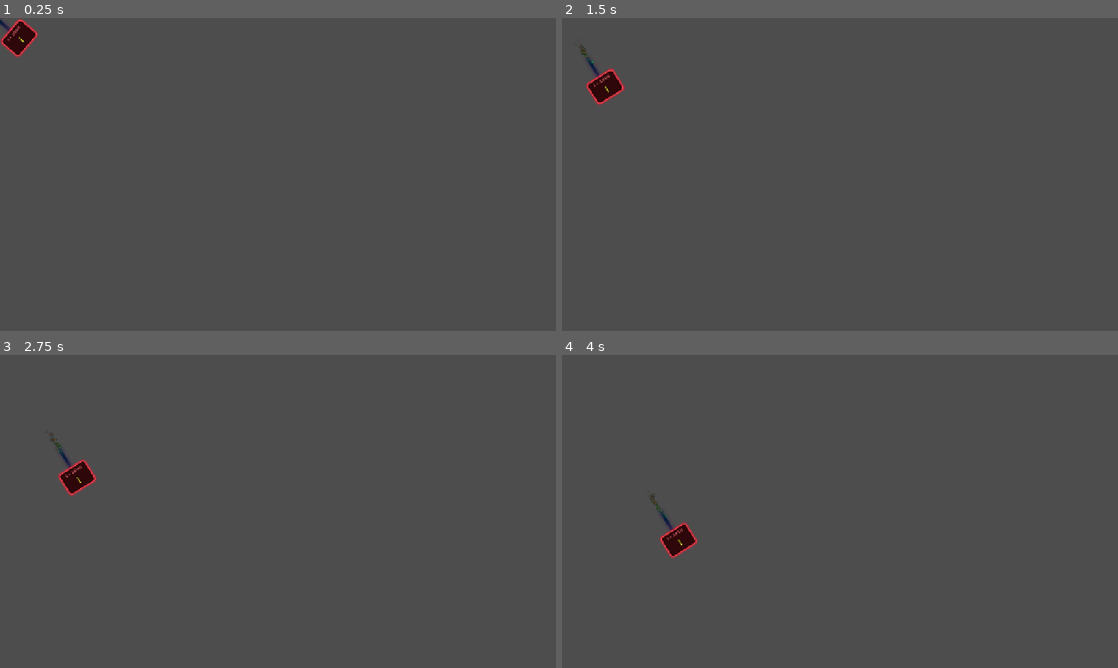
Above: before the commit, frames 1-4 (two rows, left to right).
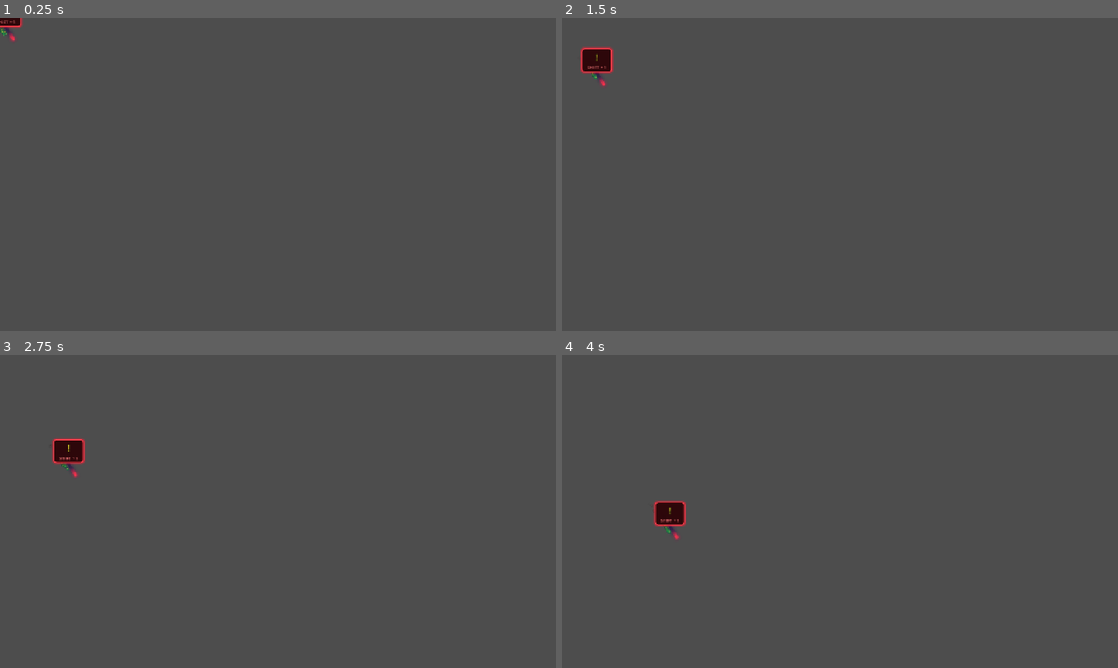
Above: after the commit, the same moments.

Repository: Germano123/aqueleprof-typing-shooter
Game: Godot game, scene res://scenes/homing_missile.tscn
Same seed, same stepped clock (60 frames per second), same inputs: the game is played once before the commit and once after it. This scene is started directly instead of the project's main scene.
Inputs:
- Up to frame 1 (0.25 s): no input
- Up to frame 2 (1.5 s): tap Enter at 0.5, 0.6 s; tap Space at 0.77 s; tap Keypad Enter at 1.35 s
- Up to frame 3 (2.75 s): tap Space at 1.52 s; tap Enter at 2.1 s
- Up to frame 4 (4 s): tap Keypad Enter at 2.85 s; tap Space at 3.02, 3.77 s; tap Enter at 3.6 s

The runs differ from the first frame. In frame 1, 0.6% of the frame differs, in the area x 0-7%, y 0-13%; in frame 2, 1.0%, in the area x 3-12%, y 8-28%; in frame 3, 1.0%; in frame 4, 1.0%.

Commit message:
fix: orientar badge do missel na horizontal, esquiva lateral da nave e duelo exclusivo sem minions no chefe

Diff:
--- a/scripts/enemy_word.gd
+++ b/scripts/enemy_word.gd
@@ -27,7 +27,24 @@
 
 var initial_scale: Vector2 = Vector2.ONE
 
+func _ensure_nodes() -> void:
+	if label == null and has_node("Container/RichTextLabel"):
+		label = $Container/RichTextLabel
+	if panel == null and has_node("Container/PanelContainer"):
+		panel = $Container/PanelContainer
+	if reticle == null and has_node("Reticle"):
+		reticle = $Reticle
+	if pod_sprite == null and has_node("PodSprite"):
+		pod_sprite = $PodSprite
+	if container == null and has_node("Container"):
+		container = $Container
+	if health_bar == null and has_node("Container/HealthBar"):
+		health_bar = $Container/HealthBar
+	if tag_label == null and has_node("Container/TagLabel"):
+		tag_label = $Container/TagLabel
+
 func _ready() -> void:
+	_ensure_nodes()
 	if container:
 		initial_scale = container.scale
 	if reticle:
@@ -37,6 +54,7 @@
 	_update_health_bar()
 
 func setup(word_str: String, speed: float, spawn_pos: Vector2, target_limit_y: float = 640.0, tag: String = "BASE", tint_col: Color = Color.WHITE, scale_mult: float = 1.0, side: String = "") -> void:
+	_ensure_nodes()
 	full_word = word_str.to_upper()
 	category_tag = tag
 	cannon_side = side
@@ -49,18 +67,37 @@
 	if scale_mult != 1.0:
 		scale = Vector2(scale_mult, scale_mult)
 
-	if is_node_ready():
-		_apply_visual_styling()
-		_update_text_display()
-		_update_health_bar()
+	_apply_visual_styling()
+	_update_text_display()
+	_update_health_bar()
+	if tag_label:
+		tag_label.text = category_tag
+
+func _apply_visual_styling() -> void:
+	if cannon_side.length() > 0:
+		# Alvos de artilharia do Chefe: Ocultar nave alienígena para não ser um inimigo menor
+		if pod_sprite:
+			pod_sprite.visible = false
+		if health_bar:
+			health_bar.visible = false
 		if tag_label:
-			tag_label.text = category_tag
-
-func _apply_visual_styling() -> void:
-	if pod_sprite and enemy_tint_color != Color.WHITE:
-		pod_sprite.modulate = enemy_tint_color
-	if tag_label and enemy_tint_color != Color.WHITE:
-		tag_label.add_theme_color_override("font_color", enemy_tint_color.lightened(0.2))
+			match cannon_side:
+				"left":
+					tag_label.text = "🎯 ARTILHARIA ESQ"
+					tag_label.add_theme_color_override("font_color", Color(0.3, 0.85, 1.0))
+				"right":
+					tag_label.text = "🎯 ARTILHARIA DIR"
+					tag_label.add_theme_color_override("font_color", Color(0.9, 0.4, 1.0))
+				"core":
+					tag_label.text = "🎯 ALVO NÚCLEO"
+					tag_label.add_theme_color_override("font_color", Color(1.0, 0.8, 0.2))
+	else:
+		if pod_sprite:
+			pod_sprite.visible = true
+			if enemy_tint_color != Color.WHITE:
+				pod_sprite.modulate = enemy_tint_color
+		if tag_label and enemy_tint_color != Color.WHITE:
+			tag_label.add_theme_color_override("font_color", enemy_tint_color.lightened(0.2))
 
 func set_targeted(targeted: bool) -> void:
 	is_targeted = targeted
--- a/scripts/game.gd
+++ b/scripts/game.gd
@@ -554,23 +554,34 @@
 
 	var word_str: String = item["word"]
 	var word_tag: String = item["tag"]
+	var side_str: String = item.get("cannon_side", "")
 	var spawn_x: float = item["spawn_x"]
 	var enemy_color: Color = item.get("color", Color.WHITE)
 	var enemy_scale: float = item.get("scale", 1.0)
 
-	# Descida estrita em 10 colunas fixas associadas aos dedos das mãos
-	# Evitar sobreposição vertical se houver inimigo descendo na mesmíssima coluna
 	var spawn_y: float = -55.0 + offset_y
-	for child in word_container.get_children():
-		if child is EnemyWord and not child.is_queued_for_deletion():
-			if absf(child.global_position.x - spawn_x) < 25.0 and child.global_position.y < 50.0:
-				spawn_y = minf(spawn_y, child.global_position.y - 75.0)
+	if is_boss_wave and is_instance_valid(current_boss) and side_str.length() > 0:
+		# Alvos de artilharia tática emergem diretamente dos canhões laterais e núcleo do chefe
+		match side_str.to_lower():
+			"left":
+				spawn_x = 230.0
+			"right":
+				spawn_x = 590.0
+			"core":
+				spawn_x = 410.0
+		spawn_y = 125.0 + offset_y
+	else:
+		# Descida estrita em 10 colunas fixas associadas aos dedos das mãos
+		# Evitar sobreposição vertical se houver inimigo descendo na mesmíssima coluna
+		for child in word_container.get_children():
+			if child is EnemyWord and not child.is_queued_for_deletion():
+				if absf(child.global_position.x - spawn_x) < 25.0 and child.global_position.y < 50.0:
+					spawn_y = minf(spawn_y, child.global_position.y - 75.0)
 	var base_spd: float = item.get("speed", base_fall_speed)
 	var speed: float = base_spd + randf_range(-0.8, 0.8)
 
 	var enemy: EnemyWord = enemy_scene.instantiate() as EnemyWord
 	word_container.add_child(enemy)
-	var side_str: String = item.get("cannon_side", "")
 	enemy.setup(word_str, speed, Vector2(spawn_x, spawn_y), BOTTOM_LIMIT_Y, word_tag, enemy_color, enemy_scale, side_str)
 
 	enemy.word_completed.connect(_on_enemy_word_completed)
@@ -602,6 +613,14 @@
 func _maintain_enemy_density() -> void:
 	if is_game_over or is_wave_transition:
 		return
+	if is_boss_wave:
+		# Durante o combate contra o chefe, NENHUM inimigo menor deve aparecer.
+		# Apenas alvos de artilharia tática (no máximo 2 simultâneos: 1 esquerdo, 1 direito; ou 1 núcleo)
+		var max_boss_targets: int = 1 if (is_instance_valid(current_boss) and not current_boss.is_shield_active()) else 2
+		while _get_active_enemy_count() < max_boss_targets and not wave_queue.is_empty():
+			_spawn_enemy(0.0)
+		return
+
 	var stagger_step: float = 0.0
 	while _get_active_enemy_count() < MIN_ON_SCREEN_ENEMIES and not wave_queue.is_empty():
 		_spawn_enemy(stagger_step)
@@ -647,6 +666,17 @@
 	_check_wave_completion()
 
 func _on_enemy_reached_bottom(enemy: EnemyWord) -> void:
+	if is_boss_wave and enemy.cannon_side.length() > 0:
+		# Durante a luta de chefe, soluções de artilharia não causam dano ao jogador ao passar
+		typing_panel.add_log("⚠️ SOLUÇÃO DE TIRO REINICIADA: Recalibrando artilharia...")
+		if targeted_enemy == enemy:
+			targeted_enemy = null
+			player.set_target(null)
+			_update_target_panel()
+		enemy.queue_free()
+		_maintain_enemy_density()
+		return
+
 	wave_enemies_remaining = maxi(0, wave_enemies_remaining - 1)
 	defeated_wave_enemies += 1
 	player.update_wave_progress(defeated_wave_enemies, total_wave_enemies)
@@ -709,6 +739,11 @@
 
 func _on_spawn_timer_timeout() -> void:
 	if not is_game_over and not is_wave_transition:
+		if is_boss_wave:
+			# Durante a luta contra o chefe, não spawnar hordas comuns de tropas
+			_maintain_enemy_density()
+			return
+
 		# Capacidade base de acordo com a fase
 		var base_cap: int = 8 if current_wave >= 6 else (6 if current_wave == 5 else MAX_ON_SCREEN_ENEMIES)
 		# Teto dinâmico que se expande com o ritmo do jogador
@@ -750,6 +785,35 @@
 	if not boss_scene or is_instance_valid(current_boss):
 		return
 	is_boss_wave = true
+
+	# Destruir imediatamente quaisquer inimigos menores ativos na arena
+	for child in word_container.get_children():
+		if child is EnemyWord and not child.is_queued_for_deletion():
+			if explosion_scene:
+				var exp_node: Node2D = explosion_scene.instantiate() as Node2D
+				exp_node.global_position = child.global_position
+				effect_container.add_child(exp_node)
+			child.queue_free()
+	targeted_enemy = null
+	player.set_target(null)
+	_update_target_panel()
+
+	# Eliminar tropas menores restantes na fila: a batalha contra o chefe deve conter APENAS o chefe e seus alvos
+	var boss_artillery_queue: Array[Dictionary] = []
+	for it in wave_queue:
+		if it.get("cannon_side", "").length() > 0:
+			boss_artillery_queue.append(it)
+	wave_queue = boss_artillery_queue
+
+	if wave_queue.is_empty():
+		wave_queue = WordManager.generate_wave_queue(current_wave, true)
+
+	total_wave_enemies = wave_queue.size()
+	defeated_wave_enemies = 0
+	wave_enemies_remaining = total_wave_enemies
+	player.update_wave_progress(0, total_wave_enemies)
+	typing_panel.update_wave_progress(0, total_wave_enemies, current_wave)
+
 	current_boss = boss_scene.instantiate() as BossDreadnought
 	current_boss.position = Vector2(410, 100)
 	add_child(current_boss)
@@ -758,6 +822,9 @@
 	current_boss.boss_defeated.connect(_on_boss_defeated)
 	SoundManager.play_boss_alert()
 	apply_shake(12.0)
+
+	# Inicializa os alvos de artilharia tática do chefe
+	_maintain_enemy_density()
 
 func _spawn_boss_homing_missile() -> void:
 	if not is_boss_wave or not is_instance_valid(current_boss) or missile_scene == null:
@@ -779,6 +846,7 @@
 func _intercept_missile(missile: HomingMissile) -> void:
 	if not is_instance_valid(missile):
 		return
+	var missile_pos: Vector2 = missile.global_position
 	missile.intercept()
 	ScoreManager.score += 250
 	ScoreManager.register_correct_keystroke()
@@ -787,6 +855,8 @@
 	typing_panel.add_log("⚡ MÍSSEL INTERCEPTADO! (+250 pts)")
 	SoundManager.play_missile_destroyed()
 
+	# Manobra de esquiva lateral da nave e retorno suave ao centro da arena
+	player.perform_dodge(missile_pos.x)
 	player.shoot_visual_feedback()
 	if projectile_scene:
 		var proj = projectile_scene.instantiate()
--- a/scripts/homing_missile.gd
+++ b/scripts/homing_missile.gd
@@ -22,7 +22,23 @@
 @onready var badge: PanelContainer = $Badge if has_node("Badge") else null
 @onready var thrusters: CPUParticles2D = $ThrusterParticles if has_node("ThrusterParticles") else null
 
+func _ensure_nodes() -> void:
+	if badge == null and has_node("Badge"):
+		badge = $Badge
+	if sprite == null and has_node("Sprite"):
+		sprite = $Sprite
+	if symbol_label == null and has_node("Badge/Margin/VBox/SymbolLabel"):
+		symbol_label = $Badge/Margin/VBox/SymbolLabel
+	if hint_label == null and has_node("Badge/Margin/VBox/HintLabel"):
+		hint_label = $Badge/Margin/VBox/HintLabel
+	if thrusters == null and has_node("ThrusterParticles"):
+		thrusters = $ThrusterParticles
+
 func _ready() -> void:
+	_ensure_nodes()
+	if badge:
+		badge.top_level = true
+		badge.rotation = 0.0
 	_update_display()
 	_play_sfx("warning")
 
@@ -33,6 +49,10 @@
 		tween.tween_property(badge, "scale", Vector2.ONE, 0.3).set_trans(Tween.TRANS_SINE)
 
 func setup(sym: String, hint: String, origin_pos: Vector2, target_node_or_pos = null, base_spd: float = 85.0) -> void:
+	_ensure_nodes()
+	if badge:
+		badge.top_level = true
+		badge.rotation = 0.0
 	global_position = origin_pos
 	if target_node_or_pos is Node2D:
 		target_pos = (target_node_or_pos as Node2D).global_position
@@ -45,11 +65,12 @@
 	speed = base_spd
 	is_active = true
 	is_intercepted = false
+	rotation = 0.0
 	_update_display()
-	look_at(target_pos)
-	rotation += PI / 2.0
+	_update_visual_orientation()
 
 func _update_display() -> void:
+	_ensure_nodes()
 	if symbol_label:
 		symbol_label.text = symbol
 	if hint_label:
@@ -57,6 +78,19 @@
 			hint_label.text = "SHIFT + %s" % hint_key
 		else:
 			hint_label.text = "SHIFT"
+
+func _update_visual_orientation() -> void:
+	_ensure_nodes()
+	var dir := (target_pos - global_position).normalized()
+	var angle := dir.angle() + PI / 2.0
+	if sprite:
+		sprite.rotation = angle
+	if thrusters:
+		thrusters.rotation = angle
+	if badge:
+		# O badge de identificação NUNCA gira: fica 100% horizontal e legível, sem inverter a letra
+		badge.rotation = 0.0
+		badge.global_position = global_position + Vector2(-32.0, -52.0)
 
 func _process(delta: float) -> void:
 	if not is_active:
@@ -66,9 +100,7 @@
 	var dir := (target_pos - global_position).normalized()
 	global_position += dir * speed * delta
 
-	# Suave rotação na direção da nave
-	var target_rot: float = dir.angle() + PI / 2.0
-	rotation = lerp_angle(rotation, target_rot, 8.0 * delta)
+	_update_visual_orientation()
 
 	# Verificar se atingiu a linha defensiva da nave
 	if global_position.y >= 635.0 or global_position.distance_to(target_pos) < 30.0:
@@ -79,6 +111,8 @@
 		return
 	is_active = false
 	is_intercepted = true
+	if badge:
+		badge.visible = false
 	_play_sfx("destroyed")
 	intercepted.emit(self)
 	queue_free()
@@ -96,6 +130,8 @@
 	if not is_active:
 		return
 	is_active = false
+	if badge:
+		badge.visible = false
 	impacted.emit(self)
 	queue_free()
 
--- a/scripts/player.gd
+++ b/scripts/player.gd
@@ -10,10 +10,10 @@
 var default_aim_dir: Vector2 = Vector2.UP
 var current_target: Node2D = null
 
-@onready var sprite: Sprite2D = $Sprite2D
-@onready var left_cannon: Marker2D = $LeftCannon
-@onready var right_cannon: Marker2D = $RightCannon
-@onready var thrusters: CPUParticles2D = $Thrusters
+@onready var sprite: Sprite2D = $Sprite2D if has_node("Sprite2D") else null
+@onready var left_cannon: Marker2D = $LeftCannon if has_node("LeftCannon") else null
+@onready var right_cannon: Marker2D = $RightCannon if has_node("RightCannon") else null
+@onready var thrusters: CPUParticles2D = $Thrusters if has_node("Thrusters") else null
 @onready var overdrive_particles: CPUParticles2D = $OverdriveParticles if has_node("OverdriveParticles") else null
 
 # Componentes da Barra de Rank de Estilo e Progresso da Onda
@@ -25,8 +25,21 @@
 var use_left_cannon: bool = true
 var base_position: Vector2 = Vector2.ZERO
 var current_rank: String = "C"
+var is_dodging: bool = false
+var dodge_tween: Tween = null
+
+func _ensure_nodes() -> void:
+	if sprite == null and has_node("Sprite2D"):
+		sprite = $Sprite2D
+	if left_cannon == null and has_node("LeftCannon"):
+		left_cannon = $LeftCannon
+	if right_cannon == null and has_node("RightCannon"):
+		right_cannon = $RightCannon
+	if thrusters == null and has_node("Thrusters"):
+		thrusters = $Thrusters
 
 func _ready() -> void:
+	_ensure_nodes()
 	health = max_health
 	base_position = position
 	health_changed.emit(health, max_health)
@@ -34,10 +47,18 @@
 	update_wave_progress(0, 100)
 
 func reset() -> void:
+	if dodge_tween and dodge_tween.is_valid():
+		dodge_tween.kill()
+	is_dodging = false
 	health = max_health
 	current_target = null
 	position = base_position
 	rotation = 0.0
+	if sprite:
+		sprite.rotation = 0.0
+		sprite.position = Vector2.ZERO
+	if thrusters:
+		thrusters.speed_scale = 1.0
 	modulate = Color.WHITE
 	health_changed.emit(health, max_health)
 	update_style_rank("C", Color(0.4, 0.6, 1.0), 50.0)
@@ -91,6 +112,53 @@
 	tween.tween_property(sprite, "position", recoil_offset, 0.04)
 	tween.tween_property(sprite, "position", Vector2.ZERO, 0.06)
 
+func perform_dodge(threat_x: float = -1.0) -> void:
+	_ensure_nodes()
+	if dodge_tween and dodge_tween.is_valid():
+		dodge_tween.kill()
+
+	is_dodging = true
+	var dodge_distance: float = 125.0
+	var dodge_dir: float = -1.0
+
+	if threat_x >= 0.0:
+		# Se a ameaça estiver vindo da direita (>= base X), esquivar para a esquerda
+		# Se vier da esquerda (< base X), esquivar para a direita
+		dodge_dir = -1.0 if threat_x >= base_position.x else 1.0
+	else:
+		dodge_dir = -1.0 if randf() < 0.5 else 1.0
+
+	var target_dodge_x: float = clampf(base_position.x + (dodge_dir * dodge_distance), 160.0, 660.0)
+	var bank_angle: float = deg_to_rad(20.0 * dodge_dir)
+
+	dodge_tween = create_tween()
+
+	# 1. Rápido deslocamento lateral com rolamento/inclinação da nave (0.12s)
+	dodge_tween.set_parallel(true)
+	dodge_tween.tween_property(self, "position:x", target_dodge_x, 0.12).set_trans(Tween.TRANS_QUAD).set_ease(Tween.EASE_OUT)
+	if sprite:
+		dodge_tween.tween_property(sprite, "rotation", bank_angle, 0.12)
+	if thrusters:
+		thrusters.speed_scale = 2.5
+
+	# 2. Ponto de transição na lateral (0.06s)
+	dodge_tween.chain().tween_interval(0.06)
+
+	# 3. Retorno suave e veloz ao centro da arena (base_position.x)
+	dodge_tween.chain().set_parallel(true)
+	dodge_tween.tween_property(self, "position:x", base_position.x, 0.22).set_trans(Tween.TRANS_CUBIC).set_ease(Tween.EASE_IN_OUT)
+	if sprite:
+		dodge_tween.tween_property(sprite, "rotation", 0.0, 0.22)
+
+	dodge_tween.chain().tween_callback(func():
+		is_dodging = false
+		position.x = base_position.x
+		if sprite:
+			sprite.rotation = 0.0
+		if thrusters:
+			thrusters.speed_scale = 1.0
+	)
+
 func take_damage(amount: int = 1) -> void:
 	health = maxi(0, health - amount)
 	health_changed.emit(health, max_health)
--- a/scripts/test_runner.gd
+++ b/scripts/test_runner.gd
@@ -647,14 +647,35 @@
 	var missile: HomingMissile = missile_scene.instantiate() as HomingMissile
 	root.add_child(missile)
 
-	missile.setup("!", "1", Vector2(400, 100), null)
+	missile.setup("!", "1", Vector2(400, 100), Vector2(400, 650))
 	assert(missile.get_symbol() == "!", "Símbolo do míssil deve ser !")
 	assert(missile.get_hint_text() == "SHIFT + 1", "Dica do míssil deve ser SHIFT + 1")
 	assert(missile.is_intercepted == false, "Míssil deve iniciar não interceptado")
+	assert(missile.badge != null, "Badge do míssil deve existir")
+	assert(missile.badge.rotation == 0.0, "Badge do míssil deve ter rotação 0 (nunca de cabeça para baixo)")
 
 	missile.intercept()
 	assert(missile.is_intercepted == true, "Míssil deve ser marcado como interceptado")
 	missile.queue_free()
+
+	# Testar Esquiva da Nave (movimento lateral e retorno ao centro)
+	var player_scene: PackedScene = load("res://scenes/player.tscn")
+	assert(player_scene != null, "player.tscn deve existir")
+	var player_test: Node2D = player_scene.instantiate()
+	root.add_child(player_test)
+	player_test.position = Vector2(410, 650)
+	player_test.base_position = Vector2(410, 650)
+	player_test.perform_dodge(550.0) # Ameaça vindo da direita
+	assert(player_test.is_dodging == true, "Nave deve entrar em manobra de esquiva lateral")
+	player_test.queue_free()
+
+	# Testar que alvos de artilharia do Chefe não exibem nave de inimigo menor
+	var enemy_scene: PackedScene = load("res://scenes/enemy_word.tscn")
+	var enemy_art: EnemyWord = enemy_scene.instantiate() as EnemyWord
+	root.add_child(enemy_art)
+	enemy_art.setup("TESTE", 50.0, Vector2(200, 100), 600.0, "ARTILHARIA", Color.WHITE, 1.0, "left")
+	assert(enemy_art.pod_sprite.visible == false, "Alvos de artilharia do chefe não devem exibir pod de inimigo menor")
+	enemy_art.queue_free()
 
 	# 3. Testar WordManager Fase 6: Atribuição de canhões e núcleo
 	var q6: Array[Dictionary] = WordManager.generate_wave_queue(6)
Not shown, added: scripts/debug_level_selector.gd.uid
Not shown, changed: CHANGELOG.md
